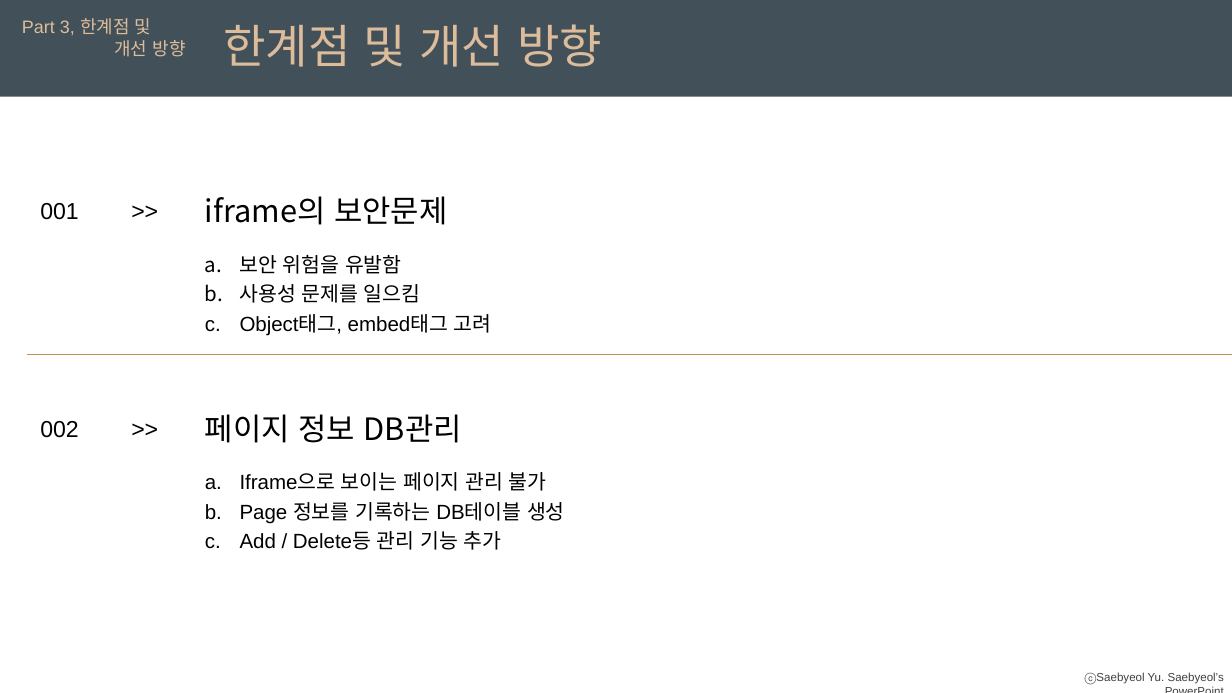
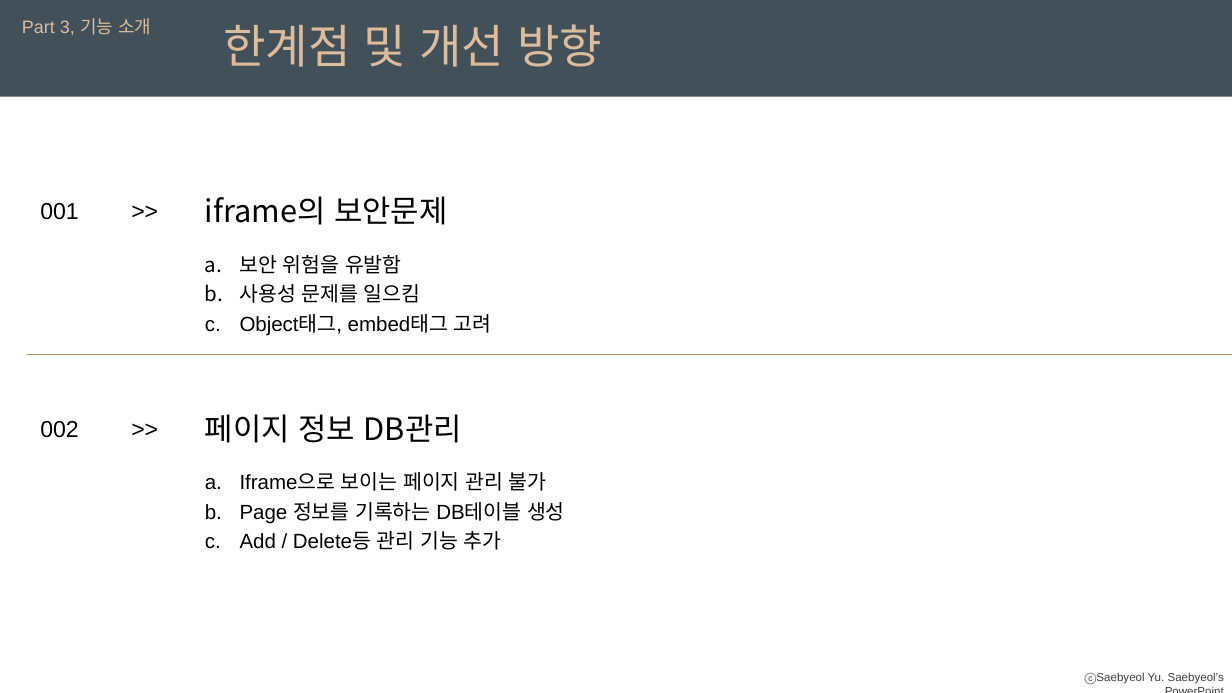
Before and after one commit to arsene-03/MashUp-SpotfireJsApi, a slide deck: slide 21 of Mash-up과제 소개.pptx. Drawn at 1232x693 pixels with LibreOffice and Linux fonts; fonts in the diff are those of the drawing. Boxes give left, top, right and bottom in pixels: in the first picture for what was removed or moved away, otherwise in the second. Text is boxed around its words. In the diff, an @@ line names an element or a change of style, - is before the commit and + after.

```diff
--- a/Mash-up과제 소개.pptx
+++ b/Mash-up과제 소개.pptx
@@ text at [22, 18, 151, 35]: text changed @@
-Part 3, 한계점 및
-개선 방향
+Part 3, 기능 소개
```
Also in this commit, not shown: 3 other slides changed, 10 slides added, 2 other files.
